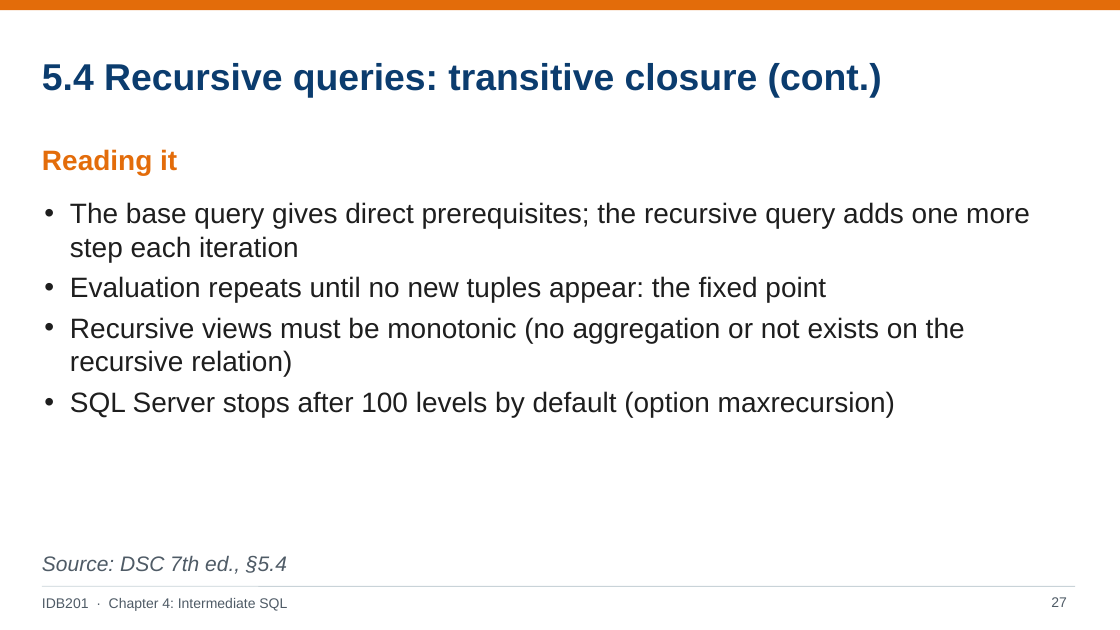
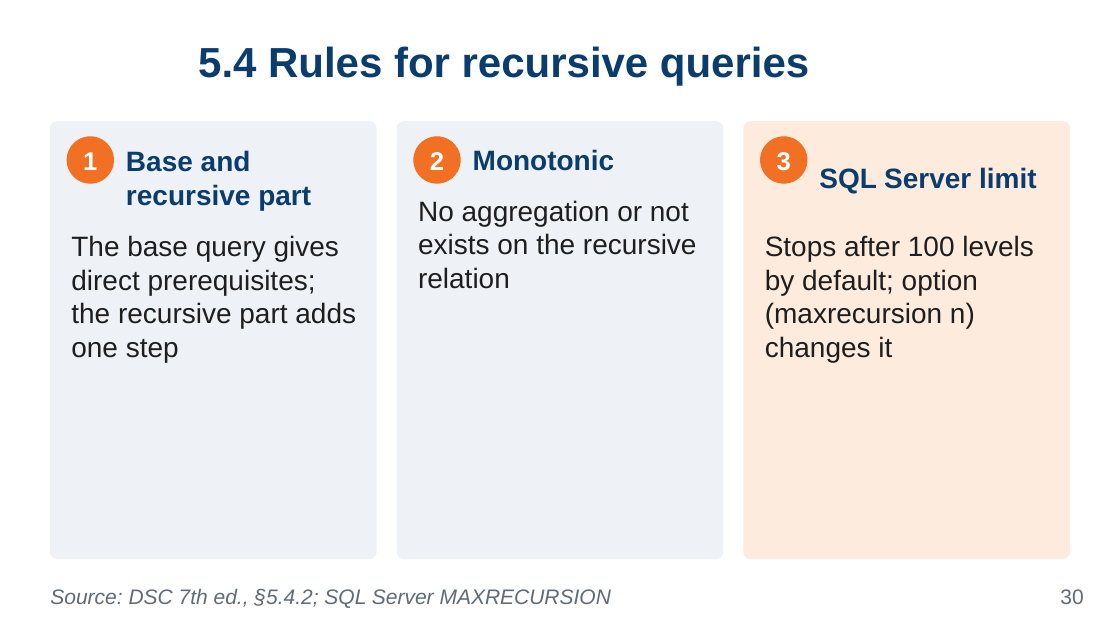
Before and after one commit to VanTTN2/IDB202, a slide deck: slide 30 of IDB201_ket-qua-sua_lan1_1/6_slides/Chapter_4.pptx (slide 27 before the commit). Drawn at 1120x630 pixels with LibreOffice and Linux fonts; fonts in the diff are those of the drawing; background and template pictures are left out. Boxes give left, top, right and bottom in pixels: in the first picture for what was removed or moved away, otherwise in the second. Text is boxed around its words. In the diff, an @@ line names an element or a change of style, - is before the commit and + after.

```diff
--- a/IDB201_ket-qua-sua_lan1_1/6_slides/Chapter_4.pptx
+++ b/IDB201_ket-qua-sua_lan1_1/6_slides/Chapter_4.pptx
@@ rectangle removed at (0,0,1120,10) @@
@@ title at (198,46,809,86): text changed; size 32 to 36 pt @@
-5.4 Recursive queries: transitive closure (cont.)
+5.4 Rules for recursive queries
@@ text removed at (42,149,177,175) @@
-Reading it
@@ rounded rectangle added at (50,122,376,559), fill #EEF2F7, outline #EEF2F7 1 pt @@
@@ ellipse added at (67,137,113,183), fill #F27024, outline #F27024 1 pt @@
@@ rounded rectangle added at (397,122,723,559), fill #EEF2F7, outline #EEF2F7 1 pt @@
@@ ellipse added at (414,137,460,183), fill #F27024, outline #F27024 1 pt @@
@@ text added at (473,149,614,171), 24 pt, text #0B3C6E, bold @@
+Monotonic
@@ rounded rectangle added at (744,122,1070,559), fill #FDEBDD, outline #FDEBDD 1 pt @@
@@ ellipse added at (761,137,807,183), fill #F27024, outline #F27024 1 pt @@
@@ text added at (83,152,97,170), 22 pt, text #FFFFFF, bold @@
+1
@@ text added at (126,150,311,210), 24 pt, text #0B3C6E, bold @@
+Base and recursive part
@@ text added at (430,152,444,170), 22 pt, text #FFFFFF, bold @@
+2
@@ text added at (777,152,791,171), 22 pt, text #FFFFFF, bold @@
+3
@@ text added at (819,167,1037,193), 24 pt, text #0B3C6E, bold @@
+SQL Server limit
@@ text removed at (70,202,1030,417) @@
-• The base query gives direct prerequisites; the recursive query adds one more step each iteration
-• Evaluation repeats until no new tuples appear: the fixed point
-• Recursive views must be monotonic (no aggregation or not exists on the recursive relation)
-• SQL Server stops after 100 levels by default (option maxrecursion)
@@ text added at (418,200,697,289), 24 pt, text #1E1E1E @@
+No aggregation or not exists on the recursive relation
@@ text added at (71,235,356,362), 24 pt, text #1E1E1E @@
+The base query gives direct prerequisites; the recursive part adds one step
@@ text added at (765,235,1034,362), 24 pt, text #1E1E1E @@
+Stops after 100 levels by default; option (maxrecursion n) changes it
@@ line removed from (42, 586) to (1075, 586) @@
@@ text removed at (42,598,287,611) @@
-IDB201 · Chapter 4: Intermediate SQL
@@ text at (50,589,611,608): text changed; text colour #4F5B66 to #5F6B76 @@
-Source: DSC 7th ed., §5.4
+Source: DSC 7th ed., §5.4.2; SQL Server MAXRECURSION
@@ page number removed at (1051,597,1067,607) @@
-27
@@ page number added at (1060,589,1083,604), 18 pt, text #5F6B76 @@
+30
```
Also in this commit, not shown: 26 other slides changed, 20 slides added, 20 slides removed, 35 other files.
